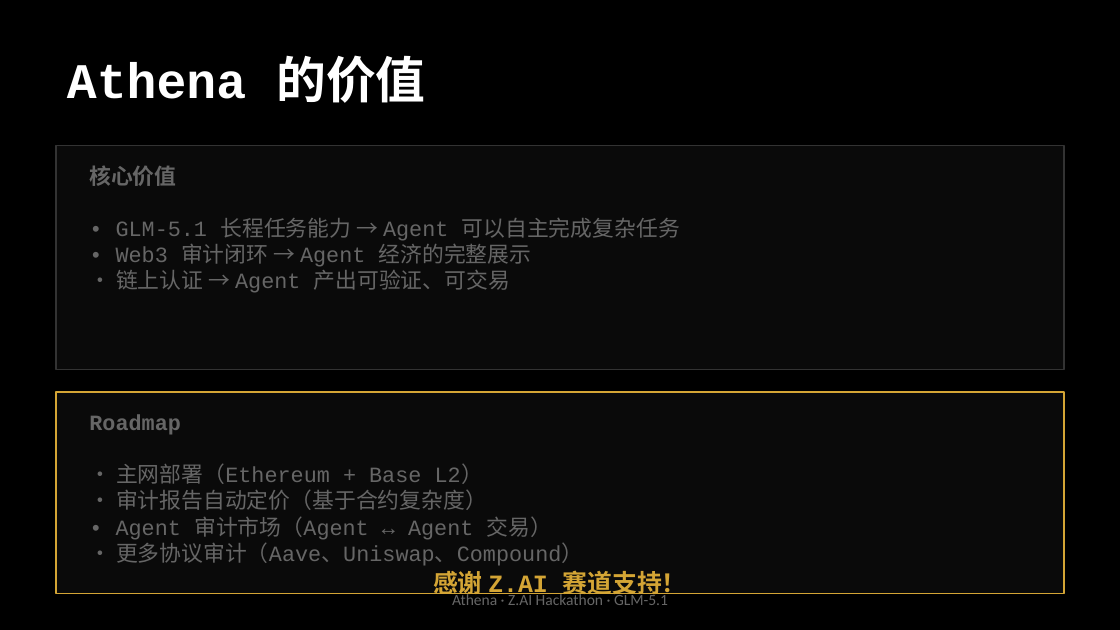
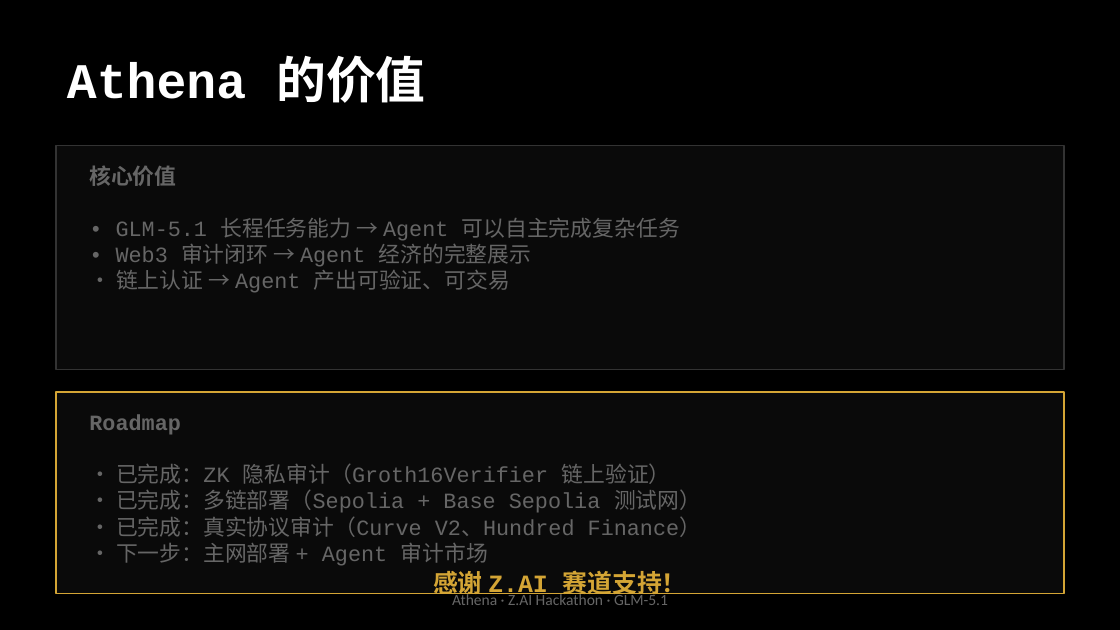
Before and after one commit to tiyadegure/Athena, a slide deck: slide 10 of ppt-assets/Athena-Hackathon.pptx. Drawn at 1120x630 pixels with LibreOffice and Linux fonts; fonts in the diff are those of the drawing. Boxes give left, top, right and bottom in pixels: in the first picture for what was removed or moved away, otherwise in the second. Text is boxed around its words. In the diff, an @@ line names an element or a change of style, - is before the commit and + after.

```diff
--- a/ppt-assets/Athena-Hackathon.pptx
+++ b/ppt-assets/Athena-Hackathon.pptx
@@ text at box(116, 464, 702, 566): text changed @@
-• 主网部署（Ethereum + Base L2）
-• 审计报告自动定价（基于合约复杂度）
-• Agent 审计市场（Agent ↔ Agent 交易）
-• 更多协议审计（Aave、Uniswap、Compound）
+• 已完成：ZK 隐私审计（Groth16Verifier 链上验证）
+• 已完成：多链部署（Sepolia + Base Sepolia 测试网）
+• 已完成：真实协议审计（Curve V2、Hundred Finance）
+• 下一步：主网部署 + Agent 审计市场
```
Also in this commit, not shown: 1 other file.
